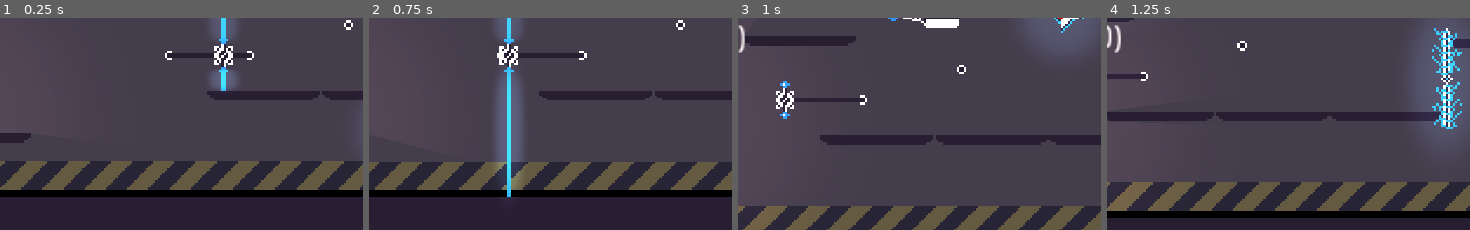
Above: before the commit, frames 1-4 (left to right).
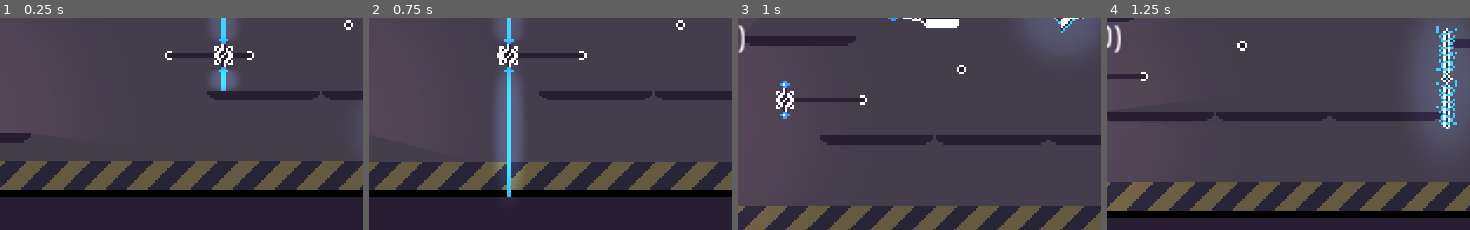
Above: after the commit, the same moments.

Repository: Wes-Ray/Jetpack-Jaywalker
Game: Godot game, scene res://Main.tscn
Same seed, same stepped clock (60 frames per second), same inputs: the game is played once before the commit and once after it. The engine's default icon, where the game draws it, is replaced by a stand-in: a white triangle on a blue panel in a dark square.
Inputs (mouse positions are % of the whole screen's width and height, from its top left):
- Up to frame 1 (0.25 s): no input
- Up to frame 2 (0.75 s): move the mouse to (72, 45) at 0.52 s; hold D (move_right) from 0.53 s (still down); click (72, 45) at 0.6 s
- Up to frame 3 (1 s): keep holding D (move_right); tap Space (move_jump) at 0.77 s
- Up to frame 4 (1.25 s): keep holding D (move_right)
The pictures show only the part of the screen within x 47-97%, y 26-76%; the shares and areas given below are measured in that part.

Frames 1-3 are identical in both runs. In frame 4, 1.4% of the frame differs, in the area x 89-98%, y 3-53%.

Commit message:
all sounds

Diff:
--- a/Buzz/Buzz.gd
+++ b/Buzz/Buzz.gd
@@ -2,14 +2,12 @@
 
 export var rotation_speed = 180
 export var radius = 50
-var blade
+onready var blade = $Blade
 var i = 0
 
 # Called when the node enters the scene tree for the first time.
-func _ready():
-	blade = $Blade
-	$Blade/AudioStreamPlayer2D.play()
-
+#func _ready():
+#	pass
 
 func _process(_delta):
 	blade.position.x = sin((float(i)/rotation_speed)*TAU) * radius
--- a/Buzz/Buzz.tscn
+++ b/Buzz/Buzz.tscn
@@ -23,7 +23,7 @@
 
 [sub_resource type="Animation" id=2]
 resource_name = "spin"
-length = 0.4
+length = 0.8
 loop = true
 step = 0.05
 tracks/0/type = "value"
@@ -33,10 +33,24 @@
 tracks/0/imported = false
 tracks/0/enabled = true
 tracks/0/keys = {
-"times": PoolRealArray( 0, 0.05, 0.1, 0.15, 0.2, 0.25, 0.3, 0.35 ),
-"transitions": PoolRealArray( 1, 1, 1, 1, 1, 1, 1, 1 ),
+"times": PoolRealArray( 0.000640094, 0.0506401, 0.10064, 0.15064, 0.20064, 0.25064, 0.3, 0.35064, 0.4, 0.45, 0.5, 0.55, 0.6, 0.65, 0.7, 0.75 ),
+"transitions": PoolRealArray( 1, 1, 1, 1, 1, 1, 1, 1, 1, 1, 1, 1, 1, 1, 1, 1 ),
 "update": 1,
-"values": [ 0, 1, 2, 3, 4, 5, 6, 7 ]
+"values": [ 0, 1, 2, 3, 4, 5, 6, 7, 0, 1, 2, 3, 4, 5, 6, 7 ]
+}
+tracks/1/type = "audio"
+tracks/1/path = NodePath("Blade/AudioStreamPlayer2D")
+tracks/1/interp = 1
+tracks/1/loop_wrap = true
+tracks/1/imported = false
+tracks/1/enabled = true
+tracks/1/keys = {
+"clips": [ {
+"end_offset": 0.0,
+"start_offset": 2.0,
+"stream": ExtResource( 5 )
+} ],
+"times": PoolRealArray( 0 )
 }
 
 [sub_resource type="CircleShape2D" id=3]
--- a/Laser/Laser.gd
+++ b/Laser/Laser.gd
@@ -18,7 +18,6 @@
 	$CollisionShape2D.disabled = false
 	$Sprite.visible = true
 	$Light2D.visible = true
-	$AudioStreamPlayer2D.play()
 
 func update_laser():
 	$RayCast2D.enabled = true
@@ -40,7 +39,6 @@
 	$CollisionShape2D.disabled = true
 	$Sprite.visible = false
 	$Light2D.visible = false
-	$AudioStreamPlayer2D.stop()
 
 
 func _on_BottomLaser_area_entered(area):
--- a/Laser/Laser.tscn
+++ b/Laser/Laser.tscn
@@ -63,6 +63,24 @@
 "method": "laser_off"
 } ]
 }
+tracks/3/type = "audio"
+tracks/3/path = NodePath("GunSprite/TopLaser/AudioStreamPlayer2D")
+tracks/3/interp = 1
+tracks/3/loop_wrap = true
+tracks/3/imported = false
+tracks/3/enabled = true
+tracks/3/keys = {
+"clips": [ {
+"end_offset": 0.0,
+"start_offset": 0.0,
+"stream": ExtResource( 6 )
+}, {
+"end_offset": 0.0,
+"start_offset": 0.0,
+"stream": null
+} ],
+"times": PoolRealArray( 0, 0.8 )
+}
 
 [node name="Laser" type="Node2D"]
 
@@ -102,7 +120,7 @@
 
 [node name="AudioStreamPlayer2D" type="AudioStreamPlayer2D" parent="GunSprite/TopLaser"]
 stream = ExtResource( 6 )
-volume_db = -30.0
+volume_db = -25.0
 attenuation = 80.0
 
 [node name="BottomLaser" type="Area2D" parent="GunSprite"]
@@ -132,11 +150,6 @@
 color = Color( 0.568627, 0.866667, 1, 1 )
 energy = 0.8
 
-[node name="AudioStreamPlayer2D" type="AudioStreamPlayer2D" parent="GunSprite/BottomLaser"]
-stream = ExtResource( 6 )
-volume_db = -30.0
-attenuation = 80.0
-
 [node name="AnimationPlayer" type="AnimationPlayer" parent="."]
 autoplay = "fire"
 anims/fire = SubResource( 3 )
--- a/Player/Player.gd
+++ b/Player/Player.gd
@@ -28,8 +28,7 @@
 onready var animation_player := $AnimationPlayer
 onready var camera := $Camera2D
 
-func _ready():
-	$AudioStreamPlayer2D.play()
+
 
 func kill_player() -> void:
 	if player_state != Orchestrator.PlayerStates.DEAD:
--- a/Player/Player.tscn
+++ b/Player/Player.tscn
@@ -7,6 +7,7 @@
 [ext_resource path="res://Player/death.tres" type="Animation" id=5]
 [ext_resource path="res://Player/fly_backward.tres" type="Animation" id=6]
 [ext_resource path="res://Player/jetpack.ogg" type="AudioStream" id=7]
+[ext_resource path="res://Player/explosion.ogg" type="AudioStream" id=8]
 
 [sub_resource type="CapsuleShape2D" id=1]
 radius = 3.0
@@ -78,6 +79,10 @@
 energy = 0.5
 shadow_enabled = true
 
-[node name="AudioStreamPlayer2D" type="AudioStreamPlayer2D" parent="."]
+[node name="JetpackSound" type="AudioStreamPlayer2D" parent="."]
 stream = ExtResource( 7 )
 volume_db = -35.0
+
+[node name="ExplosionSound" type="AudioStreamPlayer2D" parent="."]
+stream = ExtResource( 8 )
+volume_db = -30.0
--- a/Player/death.tres
+++ b/Player/death.tres
@@ -1,4 +1,6 @@
-[gd_resource type="Animation" format=2]
+[gd_resource type="Animation" load_steps=2 format=2]
+
+[ext_resource path="res://Player/explosion.ogg" type="AudioStream" id=1]
 
 [resource]
 resource_name = "death"
@@ -16,3 +18,17 @@
 "update": 1,
 "values": [ 4, 5, 6, 7, 8 ]
 }
+tracks/1/type = "audio"
+tracks/1/path = NodePath("ExplosionSound")
+tracks/1/interp = 1
+tracks/1/loop_wrap = true
+tracks/1/imported = false
+tracks/1/enabled = true
+tracks/1/keys = {
+"clips": [ {
+"end_offset": 0.0,
+"start_offset": 0.0,
+"stream": ExtResource( 1 )
+} ],
+"times": PoolRealArray( 0 )
+}
--- a/Ray/Ray.gd
+++ b/Ray/Ray.gd
@@ -19,7 +19,6 @@
 	$WarnSprite.visible = true
 	$Light2D.visible = true
 	$Light2D.energy = 0.5
-	$AudioStreamPlayer2D.play()
 
 
 func ray_fire():
@@ -54,7 +53,6 @@
 	$FireSprite.visible = false
 	$WarnSprite.visible = false
 	$Light2D.visible = false
-	$AudioStreamPlayer2D.stop()
 
 func _on_Area2D_area_entered(area):
 	Orchestrator.apply_damage(area)
--- a/Ray/Ray.tscn
+++ b/Ray/Ray.tscn
@@ -12,7 +12,7 @@
 
 [sub_resource type="Animation" id=2]
 resource_name = "fire"
-length = 3.0
+length = 4.0
 loop = true
 tracks/0/type = "value"
 tracks/0/path = NodePath("GunSprite:frame")
@@ -46,12 +46,31 @@
 "method": "ray_fire"
 } ]
 }
+tracks/2/type = "audio"
+tracks/2/path = NodePath("Area2D/AudioStreamPlayer2D")
+tracks/2/interp = 1
+tracks/2/loop_wrap = true
+tracks/2/imported = false
+tracks/2/enabled = true
+tracks/2/keys = {
+"clips": [ {
+"end_offset": 0.0,
+"start_offset": 0.5,
+"stream": ExtResource( 6 )
+}, {
+"end_offset": 0.0,
+"start_offset": 0.0,
+"stream": null
+} ],
+"times": PoolRealArray( 1.6, 4 )
+}
 
 [node name="Ray" type="Node2D"]
 
 [node name="GunSprite" type="Sprite" parent="."]
 texture = ExtResource( 2 )
 hframes = 3
+frame = 2
 
 [node name="Area2D" type="Area2D" parent="."]
 position = Vector2( -15, 0 )
@@ -92,7 +111,7 @@
 position = Vector2( 15, 0 )
 stream = ExtResource( 6 )
 volume_db = -25.0
-attenuation = 50.0
+attenuation = 40.0
 
 [node name="AnimationPlayer" type="AnimationPlayer" parent="."]
 autoplay = "fire"
--- a/Replay/Replay.tscn
+++ b/Replay/Replay.tscn
@@ -1,10 +1,11 @@
-[gd_scene load_steps=6 format=2]
+[gd_scene load_steps=7 format=2]
 
 [ext_resource path="res://Replay/Replay.gd" type="Script" id=1]
 [ext_resource path="res://Player/jetpacker.png" type="Texture" id=2]
 [ext_resource path="res://Player/fly_forward.tres" type="Animation" id=3]
 [ext_resource path="res://Player/death.tres" type="Animation" id=4]
 [ext_resource path="res://Player/fly_backward.tres" type="Animation" id=5]
+[ext_resource path="res://Player/explosion.ogg" type="AudioStream" id=6]
 
 [node name="Replay" type="Node2D"]
 script = ExtResource( 1 )
@@ -12,7 +13,7 @@
 [node name="Sprite" type="Sprite" parent="."]
 texture = ExtResource( 2 )
 hframes = 9
-frame = 1
+frame = 4
 
 [node name="debug_misc_label" type="Label" parent="."]
 visible = false
@@ -28,3 +29,8 @@
 anims/death = ExtResource( 4 )
 anims/fly_backward = ExtResource( 5 )
 anims/fly_forward = ExtResource( 3 )
+
+[node name="ExplosionSound" type="AudioStreamPlayer2D" parent="."]
+stream = ExtResource( 6 )
+volume_db = -35.0
+attenuation = 30.0
--- a/Zap/Zap.tscn
+++ b/Zap/Zap.tscn
@@ -1,8 +1,9 @@
-[gd_scene load_steps=6 format=2]
+[gd_scene load_steps=7 format=2]
 
 [ext_resource path="res://Zap/zap.png" type="Texture" id=1]
 [ext_resource path="res://Zap/Zap.gd" type="Script" id=2]
 [ext_resource path="res://World/circle_light.png" type="Texture" id=3]
+[ext_resource path="res://Zap/zap.ogg" type="AudioStream" id=4]
 
 [sub_resource type="CapsuleShape2D" id=1]
 radius = 3.0
@@ -10,7 +11,7 @@
 
 [sub_resource type="Animation" id=2]
 resource_name = "idle"
-length = 0.45
+length = 0.8
 loop = true
 step = 0.05
 tracks/0/type = "value"
@@ -20,10 +21,28 @@
 tracks/0/imported = false
 tracks/0/enabled = true
 tracks/0/keys = {
-"times": PoolRealArray( 0, 0.15, 0.3 ),
-"transitions": PoolRealArray( 1, 1, 1 ),
+"times": PoolRealArray( 0, 0.15, 0.3, 0.45, 0.6, 0.75 ),
+"transitions": PoolRealArray( 1, 1, 1, 1, 1, 1 ),
 "update": 1,
-"values": [ 0, 1, 2 ]
+"values": [ 0, 1, 2, 0, 1, 2 ]
+}
+tracks/1/type = "audio"
+tracks/1/path = NodePath("AudioStreamPlayer2D")
+tracks/1/interp = 1
+tracks/1/loop_wrap = true
+tracks/1/imported = false
+tracks/1/enabled = true
+tracks/1/keys = {
+"clips": [ {
+"end_offset": 0.0,
+"start_offset": 0.0,
+"stream": ExtResource( 4 )
+}, {
+"end_offset": 0.0,
+"start_offset": 0.0,
+"stream": null
+} ],
+"times": PoolRealArray( 0, 0.8 )
 }
 
 [node name="Zap" type="Node2D"]
@@ -39,7 +58,7 @@
 [node name="Sprite" type="Sprite" parent="."]
 texture = ExtResource( 1 )
 hframes = 3
-frame = 1
+frame = 2
 
 [node name="AnimationPlayer" type="AnimationPlayer" parent="."]
 autoplay = "idle"
@@ -51,4 +70,9 @@
 color = Color( 0.568627, 0.866667, 1, 1 )
 energy = 0.7
 
+[node name="AudioStreamPlayer2D" type="AudioStreamPlayer2D" parent="."]
+stream = ExtResource( 4 )
+volume_db = -30.0
+attenuation = 60.0
+
 [connection signal="area_entered" from="Area2D" to="." method="_on_Area2D_area_entered"]
Not shown: 1 places in Player/Player.tscn that only renumber resources
Not shown, added: Player/explosion.ogg.import
Not shown, added: Zap/zap.ogg.import
Not shown, added: Player/explosion.aup3
Not shown, added: Player/explosion.ogg
Not shown, added: Zap/zap.aup3
Not shown, added: Zap/zap.ogg
